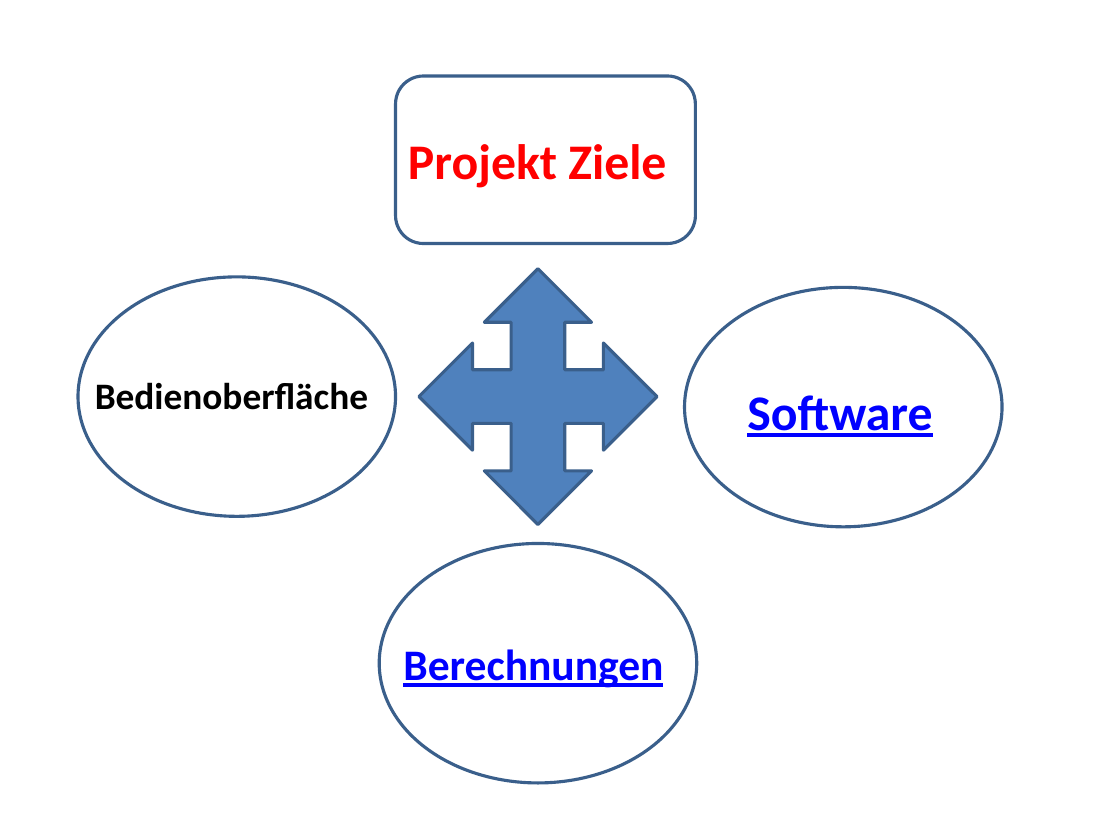
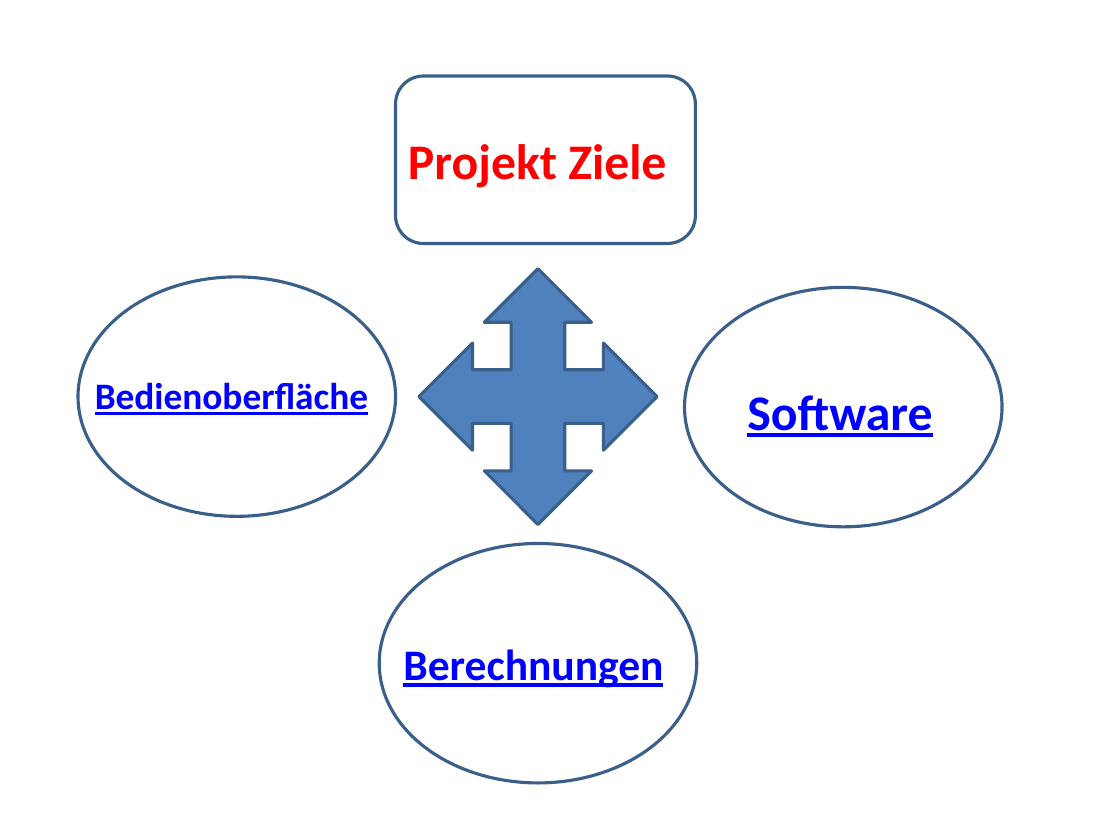
Before and after one commit to marinataborda/P2Organisation, a slide deck: slide 6 of ZwischenPresäntation.pptx. Drawn at 1120x840 pixels with LibreOffice and Linux fonts; fonts in the diff are those of the drawing. Boxes give left, top, right and bottom in pixels: in the first picture for what was removed or moved away, otherwise in the second. Text is boxed around its words. In the diff, an @@ line names an element or a change of style, - is before the commit and + after.

```diff
--- a/ZwischenPresäntation.pptx
+++ b/ZwischenPresäntation.pptx
@@ text "Bedienoberfläche" at <box>95,382,368,415</box>: text colour #000000 to #0000FF, underline on @@
```
Also in this commit, not shown: 3 other slides changed, 1 slide added, 1 slide removed.
